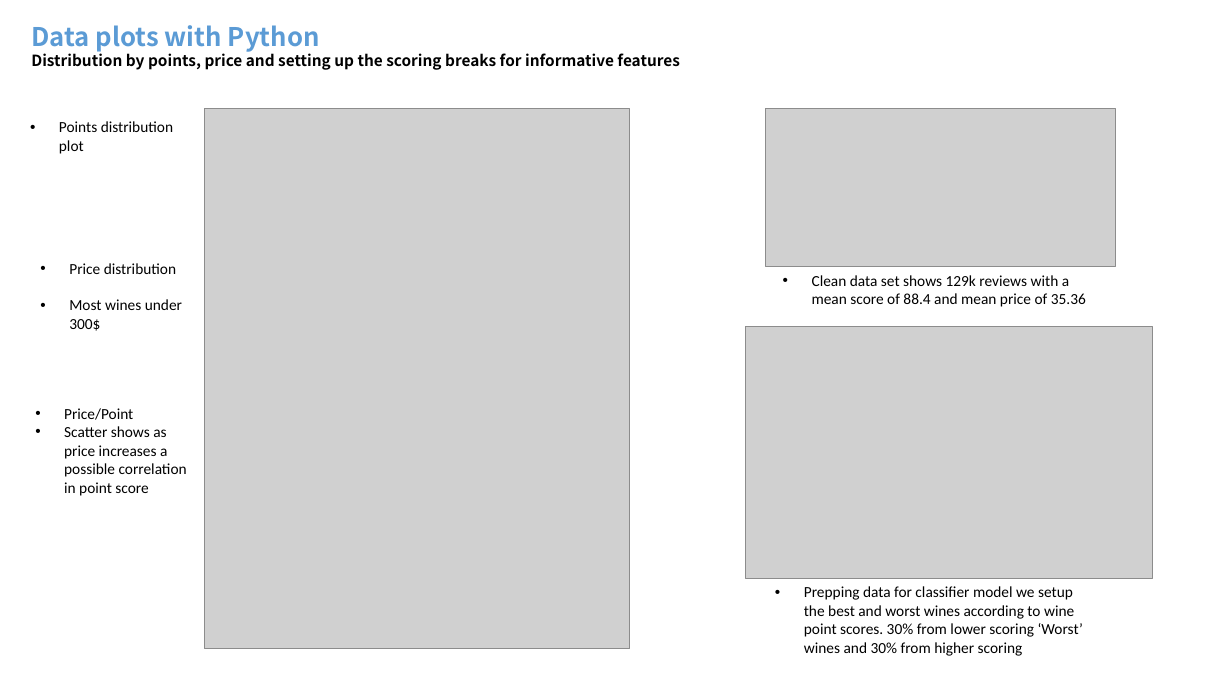
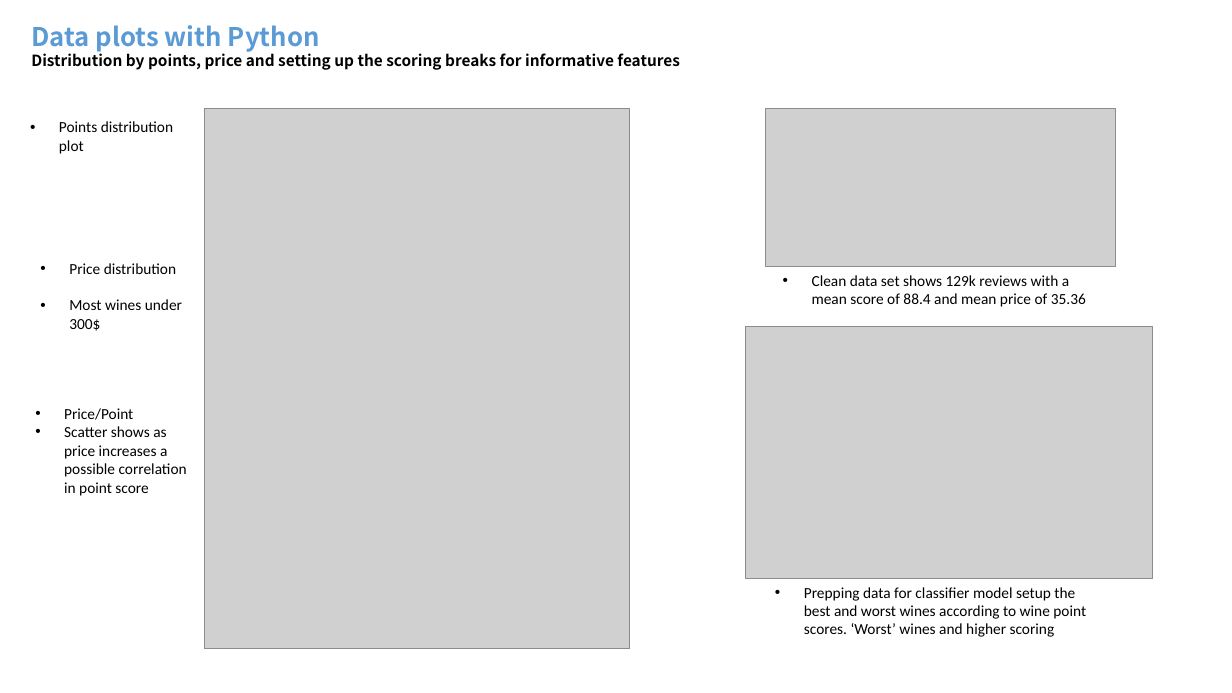
Before and after one commit to mdegrado/Wine-reviews-analysis-and-visualization, a slide deck: slide 11 of winereviews/Wine Reviews Analysis and Visualization.pptx (slide 12 before the commit). Drawn at 1232x693 pixels with LibreOffice and Linux fonts; fonts in the diff are those of the drawing; grey boxes stand for pictures. Boxes give left, top, right and bottom in pixels: in the first picture for what was removed or moved away, otherwise in the second. Text is boxed around its words. In the diff, an @@ line names an element or a change of style, - is before the commit and + after.

```diff
--- a/winereviews/Wine Reviews Analysis and Visualization.pptx
+++ b/winereviews/Wine Reviews Analysis and Visualization.pptx
@@ text at [804,587,1086,637]: text changed @@
-• Prepping data for classifier model we setup the best and worst wines according to wine point scores. 30% from lower scoring ‘Worst’ wines and 30% from higher scoring
+• Prepping data for classifier model setup the best and worst wines according to wine point scores. ‘Worst’ wines and higher scoring
```
Also in this commit, not shown: 7 other slides changed, 2 slides removed.
